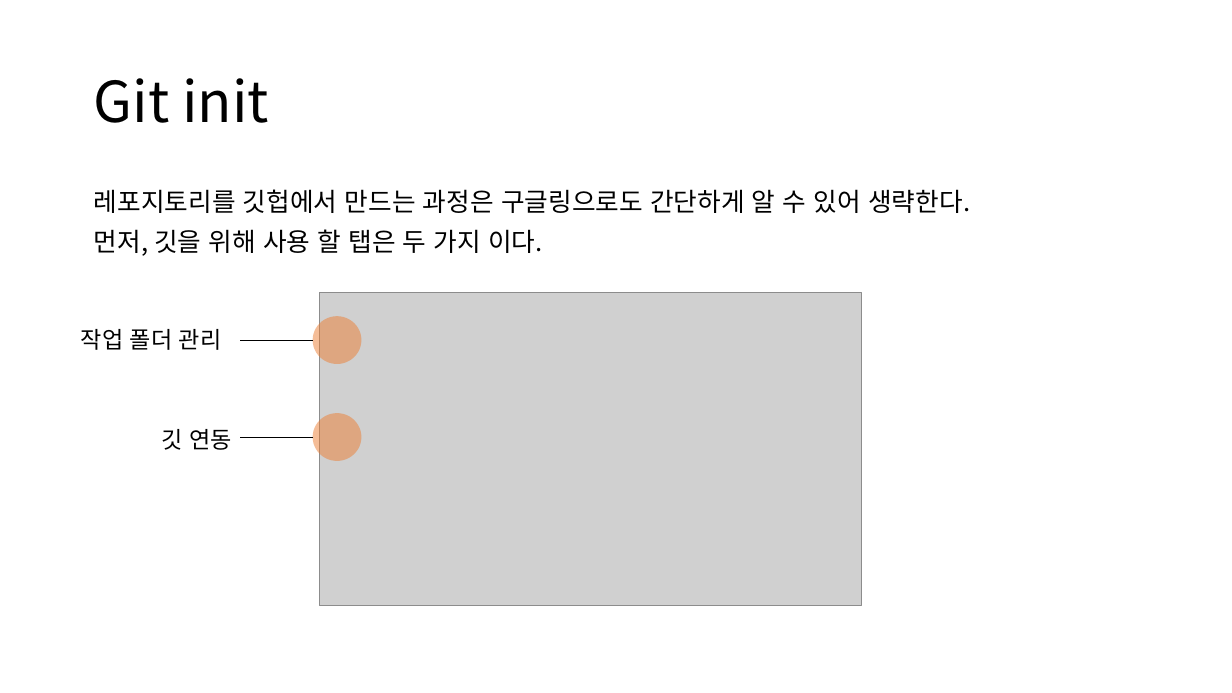
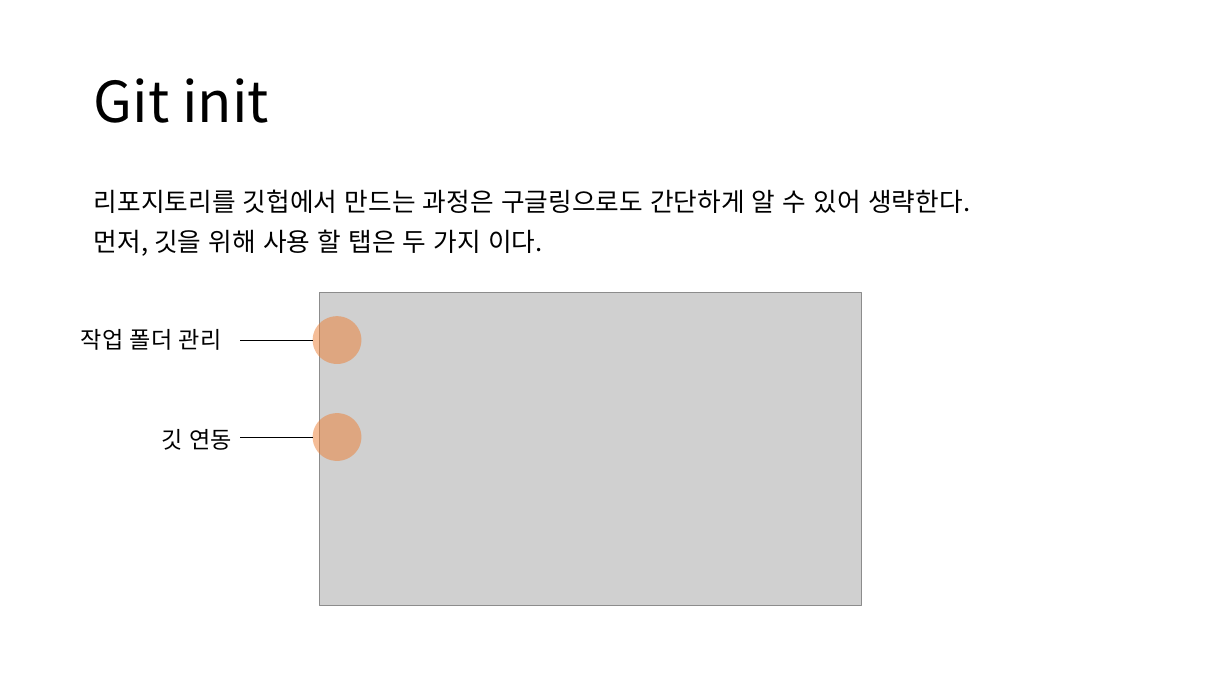
Before and after one commit to Likelion-Algorithm/AlgoStudy, a slide deck: slide 3 of 깃 사용법 정리.pptx. Drawn at 1232x693 pixels with LibreOffice and Linux fonts; fonts in the diff are those of the drawing; grey boxes stand for pictures. Boxes give left, top, right and bottom in pixels: in the first picture for what was removed or moved away, otherwise in the second. Text is boxed around its words. In the diff, an @@ line names an element or a change of style, - is before the commit and + after.

```diff
--- a/깃 사용법 정리.pptx
+++ b/깃 사용법 정리.pptx
@@ text at bbox=[94, 189, 970, 213]: text changed @@
-레포지토리를 깃헙에서 만드는 과정은 구글링으로도 간단하게 알 수 있어 생략한다.
+리포지토리를 깃헙에서 만드는 과정은 구글링으로도 간단하게 알 수 있어 생략한다.
```
Also in this commit, not shown: 11 other slides changed.
